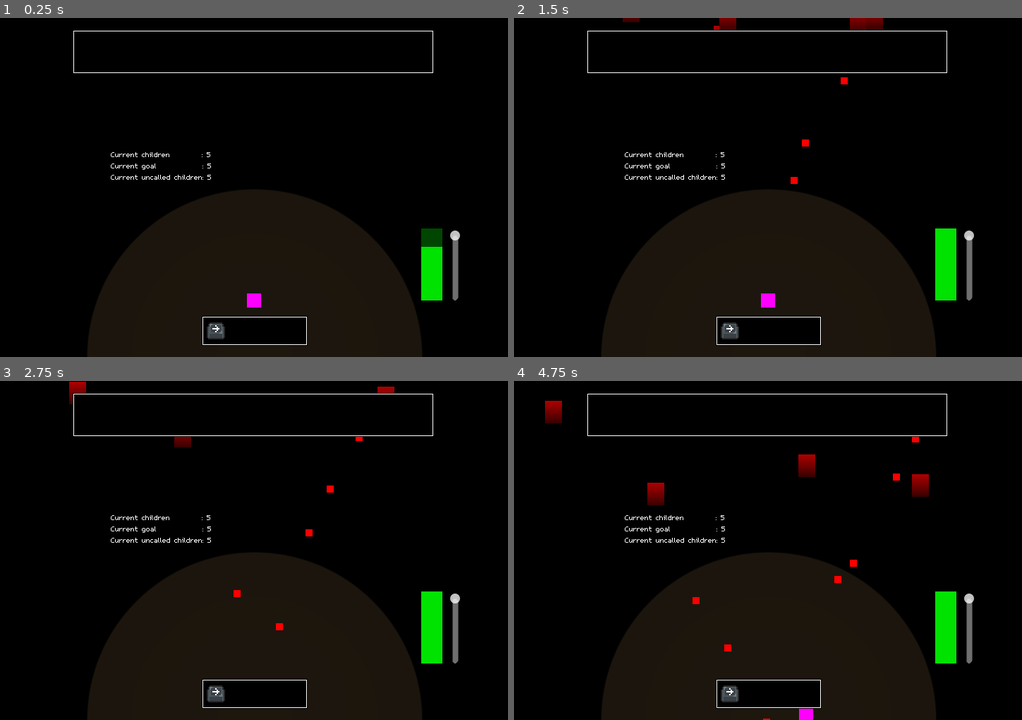
Above: before the commit, frames 1-4 (two rows, left to right).
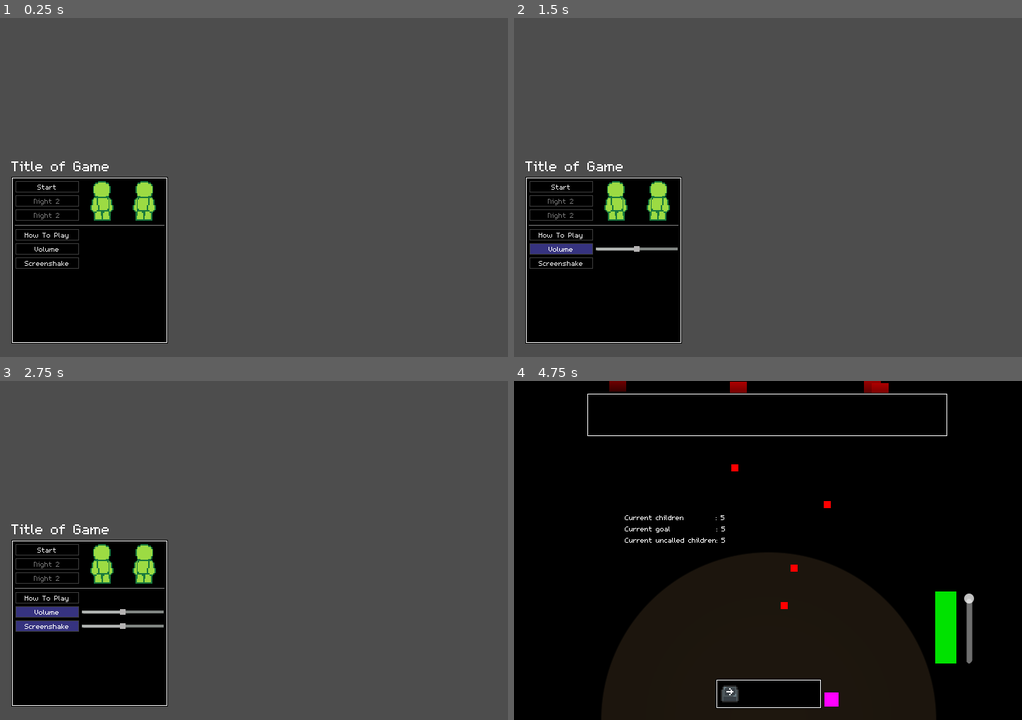
Above: after the commit, the same moments.

Repository: InRe-Dan/MiniJameGam34
Game: Godot game, scene res://menus/main_menu.tscn
The game is run twice, just before and just after one commit, with the same random seed, the same clock (stepped at 60 frames per second) and the same inputs. Before the commit the project starts from res://Main/main.tscn.
Inputs (mouse positions are in pixels of both pictures, inside the frame that each line leads up to):
- Up to frame 1 (0.25 s): no input
- Up to frame 2 (1.5 s): click (559, 234) at 0.5 s, where only the run after the commit has a clickable "How To Play"; click (559, 248) at 1.25 s, where only the run after the commit has a clickable "Volume"
- Up to frame 3 (2.75 s): click (45, 625) at 2 s, where only the run after the commit has a clickable "Screenshake"
- Up to frame 4 (4.75 s): click (559, 550) at 2.75 s, where only the run after the commit has a clickable "Start"; hold D (move_right) 3.53-4.28 s; hold S (move_down) from 4.28 s (still down)

The runs differ from the first frame. In frame 1, 90% of the frame differs, in the area x 0-100%, y 0-100%; in frame 2, 91%; in frame 3, 91%; in frame 4, 1.8%.

Commit message:
Main menu framework

Diff:
--- a/Assets/theme/main.tres
+++ b/Assets/theme/main.tres
@@ -127,6 +127,38 @@
 texture_margin_bottom = 1.0
 axis_stretch_horizontal = 1
 axis_stretch_vertical = 1
+
+[sub_resource type="Gradient" id="Gradient_uhaqi"]
+offsets = PackedFloat32Array(0)
+colors = PackedColorArray(0.709804, 0.705882, 0.705882, 1)
+
+[sub_resource type="GradientTexture2D" id="GradientTexture2D_mhr1u"]
+gradient = SubResource("Gradient_uhaqi")
+width = 8
+height = 8
+fill_from = Vector2(0.559242, 0.636019)
+
+[sub_resource type="Gradient" id="Gradient_i6i7e"]
+offsets = PackedFloat32Array(0)
+colors = PackedColorArray(0.74902, 0.74902, 1, 1)
+
+[sub_resource type="GradientTexture2D" id="GradientTexture2D_bwcr3"]
+gradient = SubResource("Gradient_i6i7e")
+width = 8
+height = 8
+fill_from = Vector2(0.559242, 0.636019)
+
+[sub_resource type="Gradient" id="Gradient_47nyt"]
+offsets = PackedFloat32Array(1)
+colors = PackedColorArray(0.505882, 0.521569, 0.509804, 1)
+
+[sub_resource type="GradientTexture2D" id="GradientTexture2D_n0umw"]
+gradient = SubResource("Gradient_47nyt")
+
+[sub_resource type="StyleBoxTexture" id="StyleBoxTexture_m2461"]
+content_margin_top = 2.0
+content_margin_bottom = 2.0
+texture = SubResource("GradientTexture2D_n0umw")
 
 [sub_resource type="Gradient" id="Gradient_hrnfm"]
 interpolation_mode = 1
@@ -247,6 +279,11 @@
 Button/styles/hover_pressed = SubResource("StyleBoxTexture_ym17g")
 Button/styles/normal = SubResource("StyleBoxTexture_87p0h")
 Button/styles/pressed = SubResource("StyleBoxTexture_li1pa")
+HSlider/icons/grabber = SubResource("GradientTexture2D_mhr1u")
+HSlider/icons/grabber_highlight = SubResource("GradientTexture2D_bwcr3")
+HSlider/styles/grabber_area = null
+HSlider/styles/grabber_area_highlight = null
+HSlider/styles/slider = SubResource("StyleBoxTexture_m2461")
 LabelHeader/base_type = &"Label"
 LabelHeader/font_sizes/font_size = 32
 MarginContainer/constants/margin_bottom = 4
--- /dev/null
+++ b/menus/main_menu.gd
@@ -0,0 +1,39 @@
+extends Control
+
+@onready var start : Button = %Start
+@onready var level2 : Button = %Night2
+@onready var level3 : Button = %Night3
+@onready var vol_button : Button = %Volume
+@onready var vol_slider : HSlider = %Volumeslider
+@onready var screen_button : Button = %Screenshake
+@onready var screen_slider : HSlider = %Screenslider
+
+
+func _on_start_pressed() -> void:
+	get_tree().change_scene_to_file("res://Main/main.tscn")
+
+
+func _on_night_2_pressed() -> void:
+	# TODO set values in Globals
+	get_tree().change_scene_to_file("res://Main/main.tscn")
+
+func _on_night_3_pressed() -> void:
+	# TODO set values in Globals
+	get_tree().change_scene_to_file("res://Main/main.tscn")
+
+func _on_volumeslider_changed() -> void:
+	# TODO
+	pass # Replace with function body.
+
+
+func _on_screenshake_toggled(toggled_on: bool) -> void:
+	screen_slider.visible = toggled_on
+
+
+func _on_volume_toggled(toggled_on: bool) -> void:
+	vol_slider.visible = toggled_on
+
+
+func _on_screenslider_changed() -> void:
+	# TODO
+	pass # Replace with function body.
--- /dev/null
+++ b/menus/main_menu.tscn
@@ -0,0 +1,145 @@
+[gd_scene load_steps=4 format=3 uid="uid://wbej8ek5ppwq"]
+
+[ext_resource type="Script" path="res://menus/main_menu.gd" id="1_78hgb"]
+[ext_resource type="Texture2D" uid="uid://bluedw7troaw8" path="res://Assets/Pixel_art/guyDemo.png" id="1_y415b"]
+
+[sub_resource type="AtlasTexture" id="AtlasTexture_iex4f"]
+atlas = ExtResource("1_y415b")
+region = Rect2(103, 2, 18, 30)
+
+[node name="Main Menu" type="Control"]
+layout_mode = 3
+anchors_preset = 15
+anchor_right = 1.0
+anchor_bottom = 1.0
+grow_horizontal = 2
+grow_vertical = 2
+script = ExtResource("1_78hgb")
+
+[node name="HBoxContainer" type="VBoxContainer" parent="."]
+layout_mode = 0
+offset_left = 16.0
+offset_top = 195.0
+offset_right = 231.0
+offset_bottom = 461.0
+
+[node name="Label" type="Label" parent="HBoxContainer"]
+layout_mode = 2
+theme_type_variation = &"LabelHeader"
+text = "Title of Game"
+
+[node name="PanelContainer" type="PanelContainer" parent="HBoxContainer"]
+layout_mode = 2
+size_flags_vertical = 3
+
+[node name="MarginContainer" type="MarginContainer" parent="HBoxContainer/PanelContainer"]
+layout_mode = 2
+
+[node name="HBoxContainer" type="VBoxContainer" parent="HBoxContainer/PanelContainer/MarginContainer"]
+layout_mode = 2
+
+[node name="HBoxContainer3" type="HBoxContainer" parent="HBoxContainer/PanelContainer/MarginContainer/HBoxContainer"]
+layout_mode = 2
+
+[node name="VBoxContainer" type="VBoxContainer" parent="HBoxContainer/PanelContainer/MarginContainer/HBoxContainer/HBoxContainer3"]
+layout_mode = 2
+
+[node name="Start" type="Button" parent="HBoxContainer/PanelContainer/MarginContainer/HBoxContainer/HBoxContainer3/VBoxContainer"]
+unique_name_in_owner = true
+custom_minimum_size = Vector2(90, 0)
+layout_mode = 2
+size_flags_horizontal = 0
+focus_mode = 0
+text = "Start"
+
+[node name="Night2" type="Button" parent="HBoxContainer/PanelContainer/MarginContainer/HBoxContainer/HBoxContainer3/VBoxContainer"]
+unique_name_in_owner = true
+custom_minimum_size = Vector2(90, 0)
+layout_mode = 2
+size_flags_horizontal = 0
+focus_mode = 0
+disabled = true
+text = "Night 2"
+
+[node name="Night 3" type="Button" parent="HBoxContainer/PanelContainer/MarginContainer/HBoxContainer/HBoxContainer3/VBoxContainer"]
+unique_name_in_owner = true
+custom_minimum_size = Vector2(90, 0)
+layout_mode = 2
+size_flags_horizontal = 0
+focus_mode = 0
+disabled = true
+text = "Night 2"
+
+[node name="TextureRect" type="TextureRect" parent="HBoxContainer/PanelContainer/MarginContainer/HBoxContainer/HBoxContainer3"]
+layout_mode = 2
+texture = SubResource("AtlasTexture_iex4f")
+expand_mode = 2
+stretch_mode = 5
+
+[node name="TextureRect2" type="TextureRect" parent="HBoxContainer/PanelContainer/MarginContainer/HBoxContainer/HBoxContainer3"]
+layout_mode = 2
+texture = SubResource("AtlasTexture_iex4f")
+expand_mode = 2
+stretch_mode = 5
+flip_h = true
+
+[node name="HSeparator" type="HSeparator" parent="HBoxContainer/PanelContainer/MarginContainer/HBoxContainer"]
+layout_mode = 2
+
+[node name="Guide" type="Button" parent="HBoxContainer/PanelContainer/MarginContainer/HBoxContainer"]
+custom_minimum_size = Vector2(90, 0)
+layout_mode = 2
+size_flags_horizontal = 0
+focus_mode = 0
+text = "How To Play
+"
+
+[node name="HBoxContainer" type="HBoxContainer" parent="HBoxContainer/PanelContainer/MarginContainer/HBoxContainer"]
+layout_mode = 2
+
+[node name="Volume" type="Button" parent="HBoxContainer/PanelContainer/MarginContainer/HBoxContainer/HBoxContainer"]
+unique_name_in_owner = true
+custom_minimum_size = Vector2(90, 0)
+layout_mode = 2
+size_flags_horizontal = 0
+focus_mode = 0
+toggle_mode = true
+text = "Volume
+"
+
+[node name="Volumeslider" type="HSlider" parent="HBoxContainer/PanelContainer/MarginContainer/HBoxContainer/HBoxContainer"]
+unique_name_in_owner = true
+visible = false
+layout_mode = 2
+size_flags_horizontal = 3
+size_flags_vertical = 4
+value = 50.0
+
+[node name="HBoxContainer2" type="HBoxContainer" parent="HBoxContainer/PanelContainer/MarginContainer/HBoxContainer"]
+layout_mode = 2
+
+[node name="Screenshake" type="Button" parent="HBoxContainer/PanelContainer/MarginContainer/HBoxContainer/HBoxContainer2"]
+unique_name_in_owner = true
+custom_minimum_size = Vector2(90, 0)
+layout_mode = 2
+size_flags_horizontal = 0
+focus_mode = 0
+toggle_mode = true
+text = "Screenshake
+"
+
+[node name="Screenslider" type="HSlider" parent="HBoxContainer/PanelContainer/MarginContainer/HBoxContainer/HBoxContainer2"]
+unique_name_in_owner = true
+visible = false
+layout_mode = 2
+size_flags_horizontal = 3
+size_flags_vertical = 4
+value = 50.0
+
+[connection signal="pressed" from="HBoxContainer/PanelContainer/MarginContainer/HBoxContainer/HBoxContainer3/VBoxContainer/Start" to="." method="_on_start_pressed"]
+[connection signal="pressed" from="HBoxContainer/PanelContainer/MarginContainer/HBoxContainer/HBoxContainer3/VBoxContainer/Night2" to="." method="_on_night_2_pressed"]
+[connection signal="pressed" from="HBoxContainer/PanelContainer/MarginContainer/HBoxContainer/HBoxContainer3/VBoxContainer/Night 3" to="." method="_on_night_3_pressed"]
+[connection signal="toggled" from="HBoxContainer/PanelContainer/MarginContainer/HBoxContainer/HBoxContainer/Volume" to="." method="_on_volume_toggled"]
+[connection signal="changed" from="HBoxContainer/PanelContainer/MarginContainer/HBoxContainer/HBoxContainer/Volumeslider" to="." method="_on_volumeslider_changed"]
+[connection signal="toggled" from="HBoxContainer/PanelContainer/MarginContainer/HBoxContainer/HBoxContainer2/Screenshake" to="." method="_on_screenshake_toggled"]
+[connection signal="changed" from="HBoxContainer/PanelContainer/MarginContainer/HBoxContainer/HBoxContainer2/Screenslider" to="." method="_on_screenslider_changed"]
--- a/project.godot
+++ b/project.godot
@@ -11,7 +11,7 @@
 [application]
 
 config/name="Mini Jame Gam #34"
-run/main_scene="res://Main/main.tscn"
+run/main_scene="res://menus/main_menu.tscn"
 config/features=PackedStringArray("4.3", "Forward Plus")
 config/icon="res://icon.svg"
 
@@ -44,7 +44,8 @@
 "res://Hazard/Hazards/": "orange",
 "res://Jokes/": "orange",
 "res://Main/": "teal",
-"res://Player/": "green"
+"res://Player/": "green",
+"res://menus/": "pink"
 }
 
 [global_group]
Not shown, added: Assets/Pixel_art/Tomato_sheet.png.import
Not shown, added: Assets/Pixel_art/faces-Sheet.png.import
Not shown, added: Assets/Pixel_art/guyDemo.png.import
Not shown: 1 places in Assets/theme/main.tres that only renumber resources
